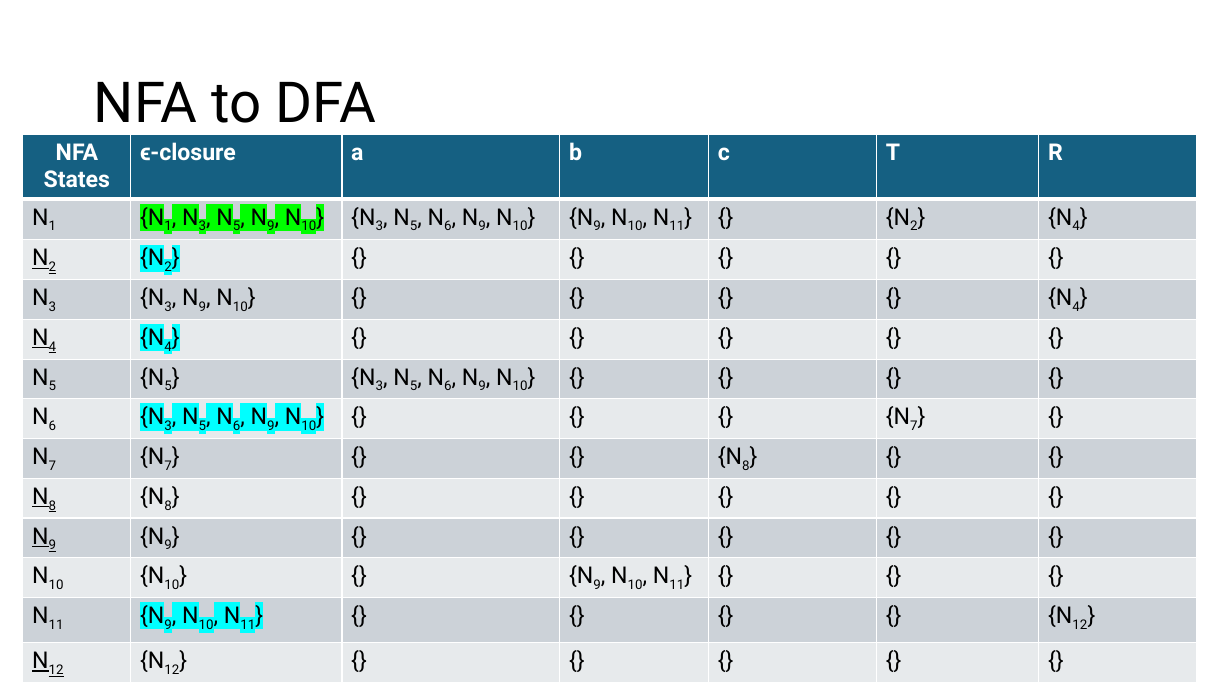
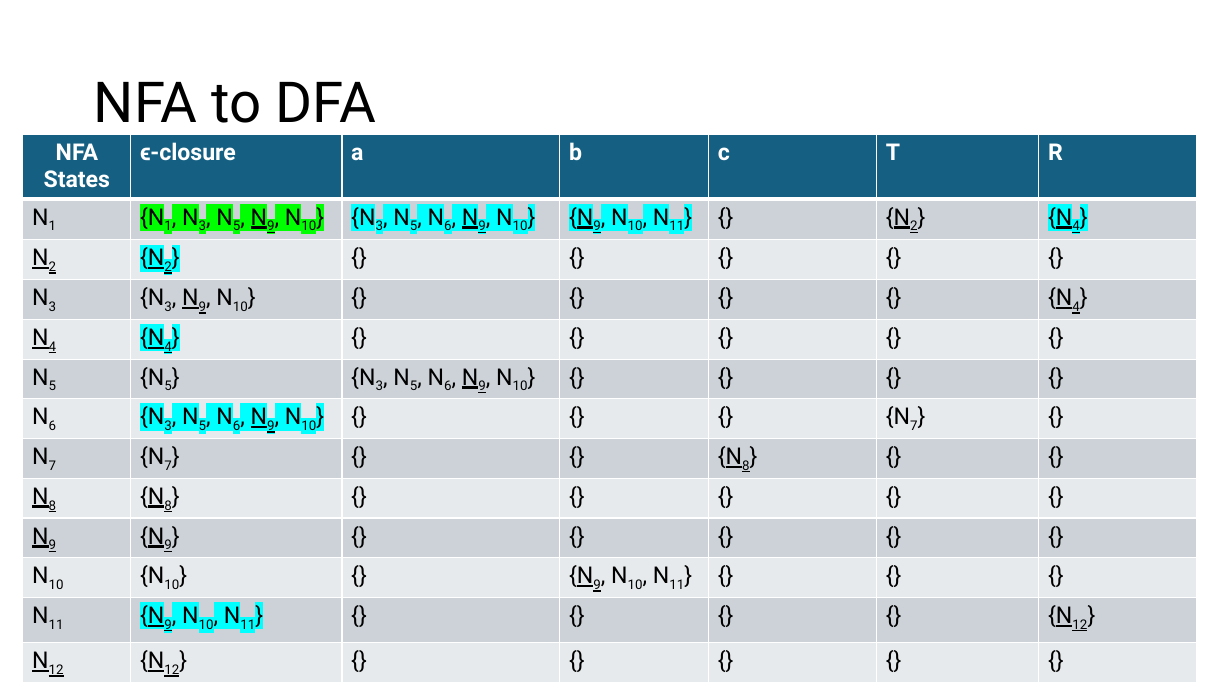
Before and after one commit to Danieldv-s/Research-Materials, a slide deck: slide 9 of Syntax-Analysis/Section2.13Expansion.pptx. Drawn at 1232x693 pixels with LibreOffice and Linux fonts; fonts in the diff are those of the drawing. Boxes give left, top, right and bottom in pixels: in the first picture for what was removed or moved away, otherwise in the second. Text is boxed around its words. In the diff, an @@ line names an element or a change of style, - is before the commit and + after.

```diff
--- a/Syntax-Analysis/Section2.13Expansion.pptx
+++ b/Syntax-Analysis/Section2.13Expansion.pptx
@@ table at (x1=23, y1=134, x2=1199, y2=681) @@
@@ underline on in "N9,", "N9,", "{N9,", "{N2}" and 14 more places @@
@@ highlight none to #00FFFF in "{N3, N5, N6, N9, N10}", "{N9, N10, N11}", "{N4}" @@
```
Also in this commit, not shown: 11 other slides changed, 2 slides added.
